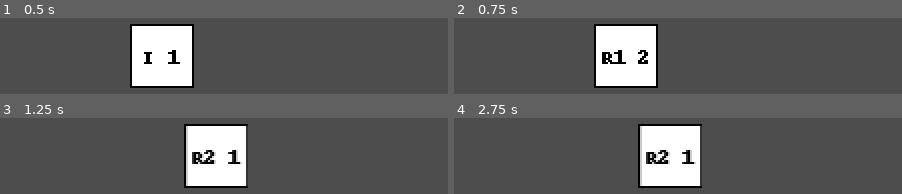
Above: before the commit, frames 1-4 (two rows, left to right).
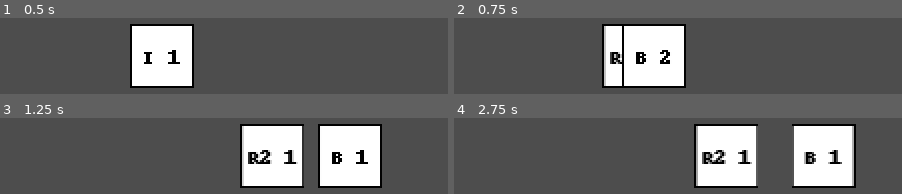
Above: after the commit, the same moments.

Repository: demestav/Open-Retro-Skies
Game: Godot game, scene res://Level.tscn
The game is run twice, just before and just after one commit, with the same random seed, the same clock (stepped at 60 frames per second) and the same inputs.
Inputs:
- Up to frame 1 (0.5 s): no input
- Up to frame 2 (0.75 s): hold Right (ui_right) from 0.53 s (still down); tap Space (action A) at 0.6 s
- Up to frame 3 (1.25 s): keep holding Right (ui_right)
- Up to frame 4 (2.75 s): release Right (ui_right) at 1.28 s; hold Left (ui_left) 1.28-2.03 s; tap Space (action A) at 1.35, 2.1 s; hold Right (ui_right) from 2.03 s (still down)

Frame 1 is identical in both runs. In frame 2, 8.9% of the frame differs, in the area x 31-52%, y 7-93%; in frame 3, 34%, in the area x 41-86%, y 7-93%; in frame 4, 33%.

Commit message:
Refactored player

Diff:
--- a/src/player/player.gd
+++ b/src/player/player.gd
@@ -1,6 +1,9 @@
-extends CharacterBody2D
+extends Area2D
+
 @onready var animation_player = $AnimationPlayer
 const BULLET = preload("res://bullet/bullet.tscn")
+var velocity = Vector2(0, 0)
+const MAX_SPEED = 100
 
 enum State {
 	IDLE,
@@ -12,13 +15,12 @@
 
 var state = State.IDLE
 var from_state = null
+var screen_size
 
-# Called when the node enters the scene tree for the first time.
 func _ready():
+	screen_size = get_viewport_rect().size
 	animation_player.play("Idle")
 
-
-# Called every frame. 'delta' is the elapsed time since the previous frame.
 func _process(delta):
 	# Events
 	process_events()
@@ -26,20 +28,29 @@
 	# Movement
 	state_logic()
 	state_transition()
-	move_and_slide()
+	position.x = clamp(position.x, 0, screen_size.x)
+	position += velocity * delta
 
 func state_logic():
 	match state:
 		State.IDLE:
-			velocity.x = lerpf(velocity.x, 0, 0.5)
+			pass
 		State.ROLL_RIGHT_1:
-			velocity.x = lerpf(velocity.x, 30, 0.5)
+			pass
 		State.ROLL_RIGHT_2:
-			velocity.x = lerpf(velocity.x, 50, 0.7)
+			pass
 		State.ROLL_LEFT_1:
-			velocity.x = lerpf(velocity.x, -30, 0.5)
+			pass
 		State.ROLL_LEFT_2:
-			velocity.x = lerpf(velocity.x, -50, 0.7)
+			pass
+
+	# In all states the player can control the character
+	if Input.is_action_pressed("ui_right"):
+		velocity.x = lerpf(velocity.x, MAX_SPEED, 0.1)
+	elif Input.is_action_pressed("ui_left"):
+		velocity.x = lerpf(velocity.x, -MAX_SPEED, 0.1)
+	else:
+		velocity.x = lerpf(velocity.x, 0, 0.1)
 
 func state_transition():
 	match state:
@@ -101,5 +112,4 @@
 
 func process_events():
 	if Input.is_action_just_pressed("action A"):
-		#fire_bullet()
-		pass
+		fire_bullet()
--- a/src/player/player.tscn
+++ b/src/player/player.tscn
@@ -118,7 +118,7 @@
 [sub_resource type="RectangleShape2D" id="RectangleShape2D_folur"]
 size = Vector2(30, 30)
 
-[node name="player" type="CharacterBody2D"]
+[node name="player" type="Area2D"]
 script = ExtResource("1_6da44")
 
 [node name="AnimationPlayer" type="AnimationPlayer" parent="."]
